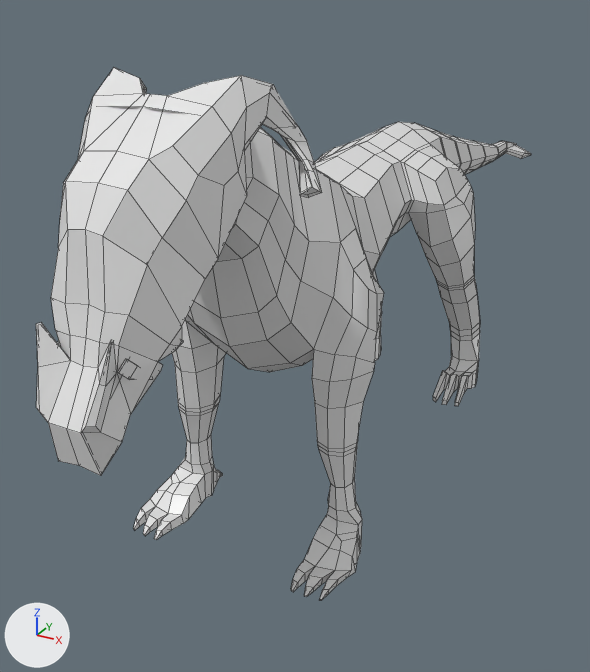
Renders of the FBX model NenhumAdeusParaNos/Assets/Models/Personagens/Inimigos/LustroMelee.fbx from each side of a commit.
One viewpoint serves both versions: a camera (50 mm lens) standing at (2.06, -4.08, 2.9) and looking at (-0.44, 0.47, 0.62). Arrows for +X, +Y and +Z are at lower left; the lights stay in place. Mesh edges are drawn as thin lines. Where no turn or scale is listed for an object, it has been applied to the vertices.

In view in the first picture: 'InimigoRapido', 'Mascara'.
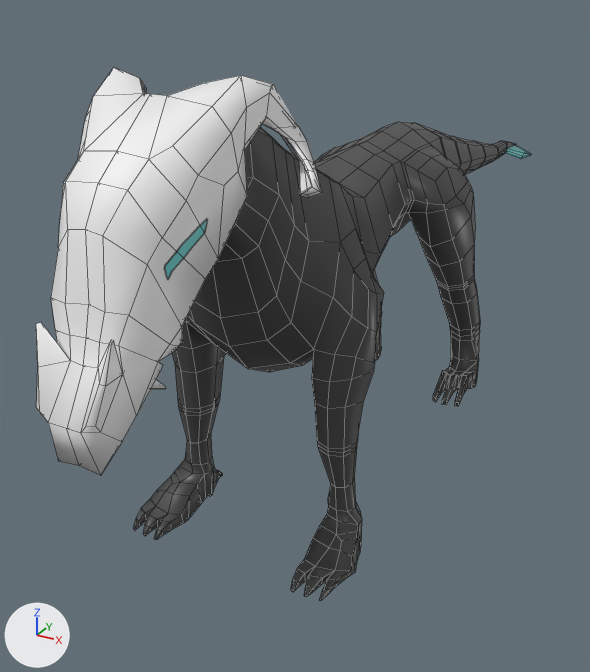
Location of each change, (x1, y1, x2, y2) in pixels of the pictures (590 x 672 px; the box of a moved part takes in the faces that stretch with it):
'InimigoRapido', surface changed, reshaped (grey to black): before (57, 106, 531, 600); after (134, 122, 531, 600)
part 1 of me_mascara_mesh_001, cut back: (56, 330, 163, 441) in both
part 2 of me_mascara_mesh_001, recoloured (grey to white): (36, 74, 322, 476) in both
part 4 of me_inimigorapido_mesh_001, moved or reshaped: before (117, 359, 138, 380); after (151, 380, 166, 389)
part 5 of me_inimigorapido_mesh_001, moved or reshaped: before (117, 106, 242, 262); after (217, 243, 242, 262)
part 6 of me_inimigorapido_mesh_001, surface changed (grey to black): (134, 122, 531, 600) in both

The edits, one by one:
Picture 'LustroRapido.png' (img_lustrorapido_png) is new.
In material 'Material' (mat_material), base_color is no longer (0.8, 0.8, 0.8), white #e7e7e7.
In material 'Material' (mat_material), texture is now set to img_lustrorapido_png.
Material 'Material.002' (mat_material_002) is new.
Its texture is img_lustrorapido_png.
me_mascara_mesh_001 is used by ob_mascara; location (0.001, -1.736, 1.909).
me_mascara_mesh_001 had 326 vertices, 324 faces and spanned x -0.626..0.626, y -0.405..0.691, z -0.777..0.646.
me_mascara_mesh_001 now has 288 vertices, 272 faces and spans x -0.626..0.626, y -0.405..0.691, z -0.777..0.646.
Part 1, on me_mascara_mesh_001:
54 vertices are removed from x -0.33..0.33, y -0.394..0.255, z -0.762..0.568.
74 faces are deleted.
4 vertices move from x -0.179..0.179, y -0.232..-0.228, z -0.548..-0.379 to x -0.207..0.207, y -0.232..-0.228, z -0.548..-0.379.
16 vertices are added at x -0.002..0.002, y -0.378..0.255, z -0.762..0.568.
22 new faces join them.
me_mascara_mesh_001 part 2: 250 faces spanning x -0.626..0.626, y -0.405..0.691, z -0.777..0.646 switch from no material to mat_material_002 (picture img_lustrorapido_png).
me_mascara_mesh_001 part 3: the surface is now shaded smooth.
me_inimigorapido_mesh_001 is used by ob_inimigorapido; location (0.0, 0.0, 1.785).
Verts and faces of me_inimigorapido_mesh_001; kept vertices keep their numbers, new ones are numbered from 1204.
Before the commit, vertices of me_inimigorapido_mesh_001: 15 (0.01, -1.23, 0.06), 76 (0.09, -1.21, 0.08), 82 (0.16, -1.11, -0.05) at pixel (241, 258), 376 (0.27, -1.52, 0.64), 398 (0.11, -1.26, 0.06).
Before the commit, vertices of me_inimigorapido_mesh_001: 588 (-0.01, -1.23, 0.06), 615 (0.0, -1.12, -0.09), 661 (-0.09, -1.21, 0.08), 667 (-0.16, -1.11, -0.05), 974 (0.0, -1.26, 0.05).
Before the commit, vertices of me_inimigorapido_mesh_001: 977 (-0.27, -1.52, 0.64), 978 (0.0, -1.54, 0.66) at pixel (142, 106), 1002 (-0.11, -1.26, 0.06).
me_inimigorapido_mesh_001 had 1204 vertices, 1208 faces and spanned x -0.66..0.66, y -2.06..4.21, z -1.81..0.66.
me_inimigorapido_mesh_001 now has 1203 vertices, 1208 faces and spans x -0.66..0.66, y -2.06..4.21, z -1.81..0.66.
me_inimigorapido_mesh_001 part 4: the loose piece of 12 vertices spanning x 0.15..0.2, y -1.99..-1.84, z -0.32..-0.2 is moved by (0.0, 0.08, -0.08).
Part 5, on me_inimigorapido_mesh_001:
Vertices deleted: 15, 588 (with the faces that use them).
Vertex 376 moves to (0.27, -1.52, 0.59).
Vertex 977 moves to (-0.27, -1.52, 0.59).
Vertex 978 moves to (0.0, -1.54, 0.6).
New vertex 1204 is at (0.0, -1.23, 0.06).
New faces: (76, 1204, 615, 82), (76, 398, 974, 1204), (615, 1204, 661, 667), (661, 1204, 974, 1002).
me_inimigorapido_mesh_001 part 6: 1184 kept faces spanning x -0.66..0.66, y -2.06..4.21, z -1.81..0.66 get new texture (UV) coordinates.
me_inimigorapido_mesh_001 part 7: the surface is now shaded smooth.
